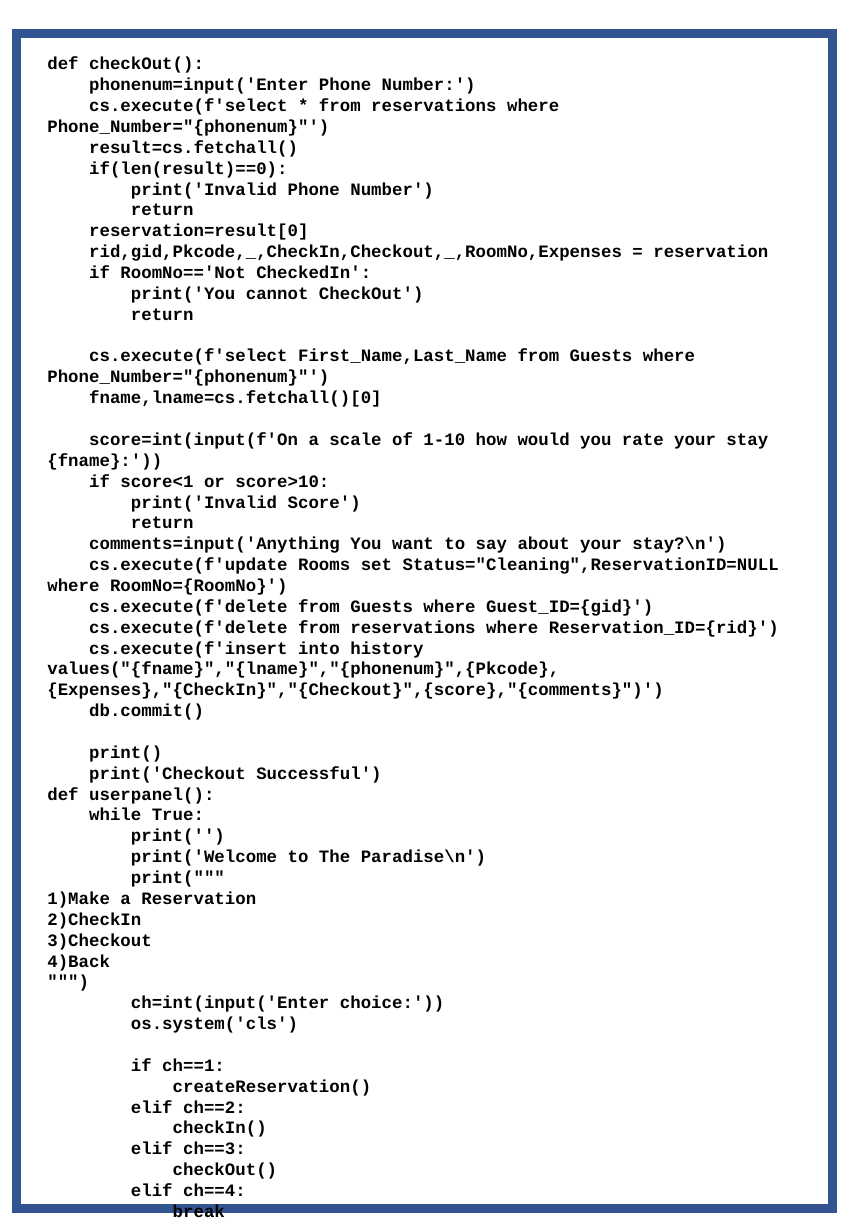
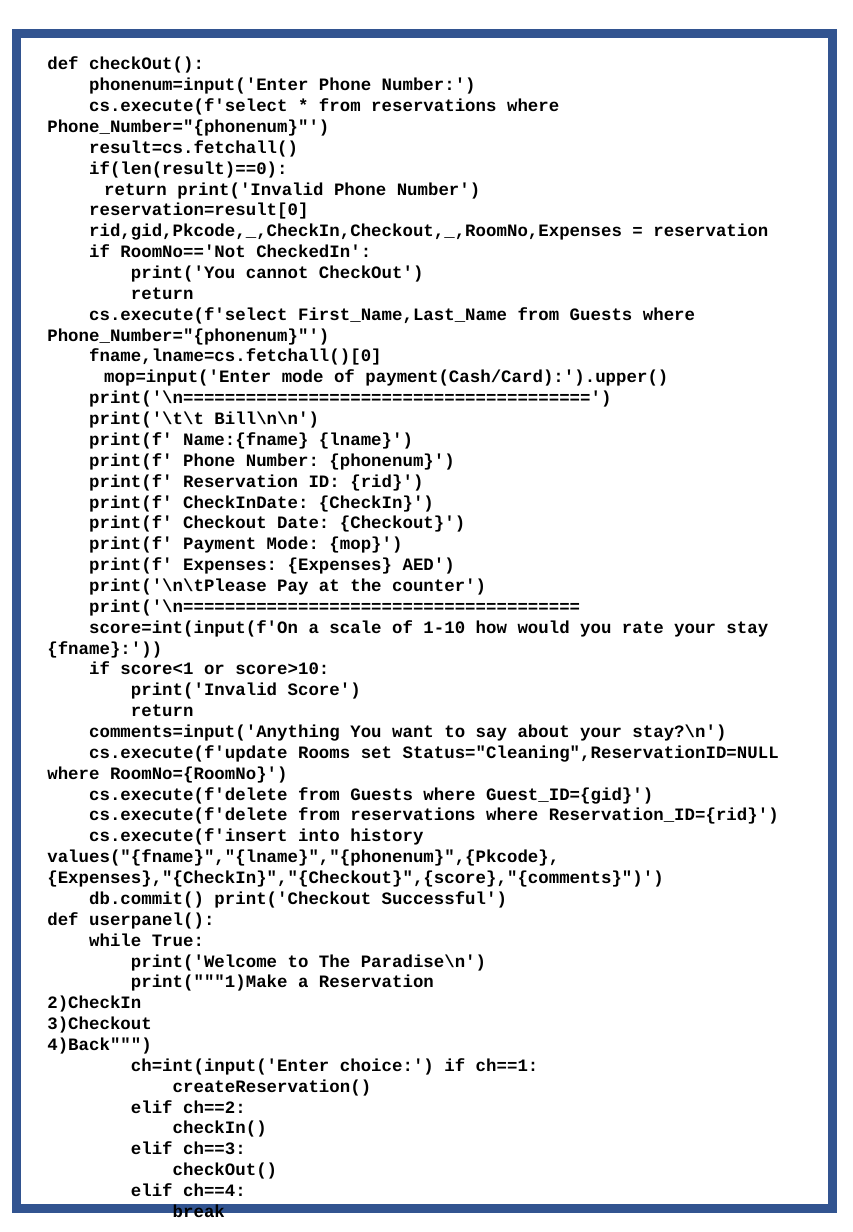
Before and after one commit to Agentgilspy/Hotel, a slide deck: slide 18 of Computer Project.pptx. Drawn at 853x1232 pixels with LibreOffice and Linux fonts; fonts in the diff are those of the drawing. Boxes give left, top, right and bottom in pixels: in the first picture for what was removed or moved away, otherwise in the second. Text is boxed around its words. In the diff, an @@ line names an element or a change of style, - is before the commit and + after.

```diff
--- a/Computer Project.pptx
+++ b/Computer Project.pptx
@@ text at bbox=[104, 183, 481, 199]: text changed @@
-print('Invalid Phone Number')
-return
+return print('Invalid Phone Number')
@@ text at bbox=[89, 370, 668, 616]: paragraphs added @@
+mop=input('Enter mode of payment(Cash/Card):').upper()
+print('\n=======================================')
+print('\t\t Bill\n\n')
+print(f' Name:{fname} {lname}')
+print(f' Phone Number: {phonenum}')
+print(f' Reservation ID: {rid}')
+print(f' CheckInDate: {CheckIn}')
+print(f' Checkout Date: {Checkout}')
+print(f' Payment Mode: {mop}')
+print(f' Expenses: {Expenses} AED')
+print('\n\tPlease Pay at the counter')
+print('\n======================================
@@ text at bbox=[131, 829, 225, 845]: paragraph removed @@
-print('')
@@ text at bbox=[89, 892, 507, 908]: text changed @@
-db.commit()
-print()
-print('Checkout Successful')
+db.commit() print('Checkout Successful')
@@ text at bbox=[131, 975, 434, 991]: text changed @@
-print("""
-1)Make a Reservation
+print("""1)Make a Reservation
@@ text at bbox=[47, 1038, 539, 1075]: text changed @@
-4)Back
-""")
-ch=int(input('Enter choice:'))
-os.system('cls')
-if ch==1:
+4)Back""")
+ch=int(input('Enter choice:') if ch==1:
```
Also in this commit, not shown: 2 other slides changed, 1 slide added, 1 other file.
